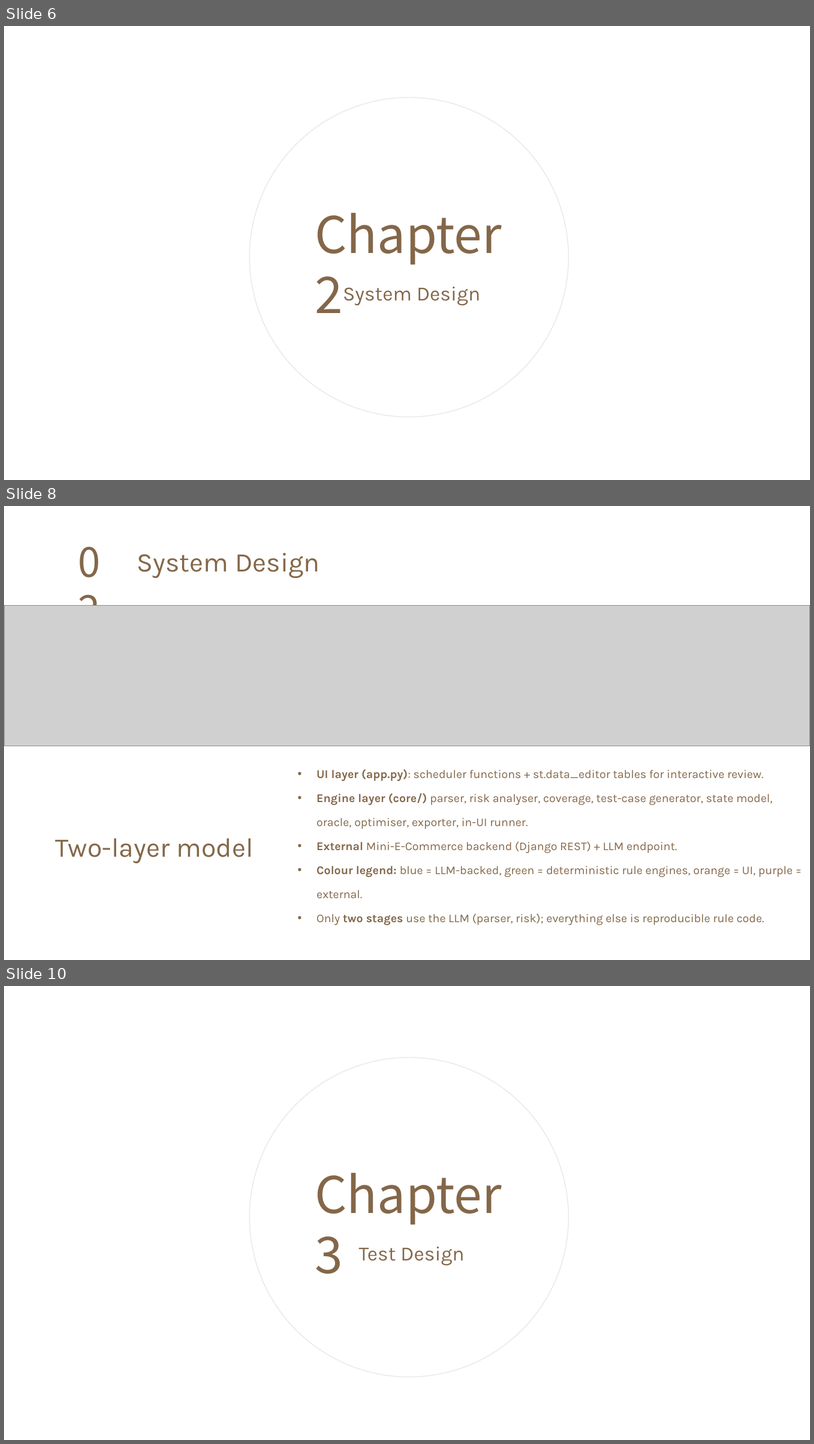
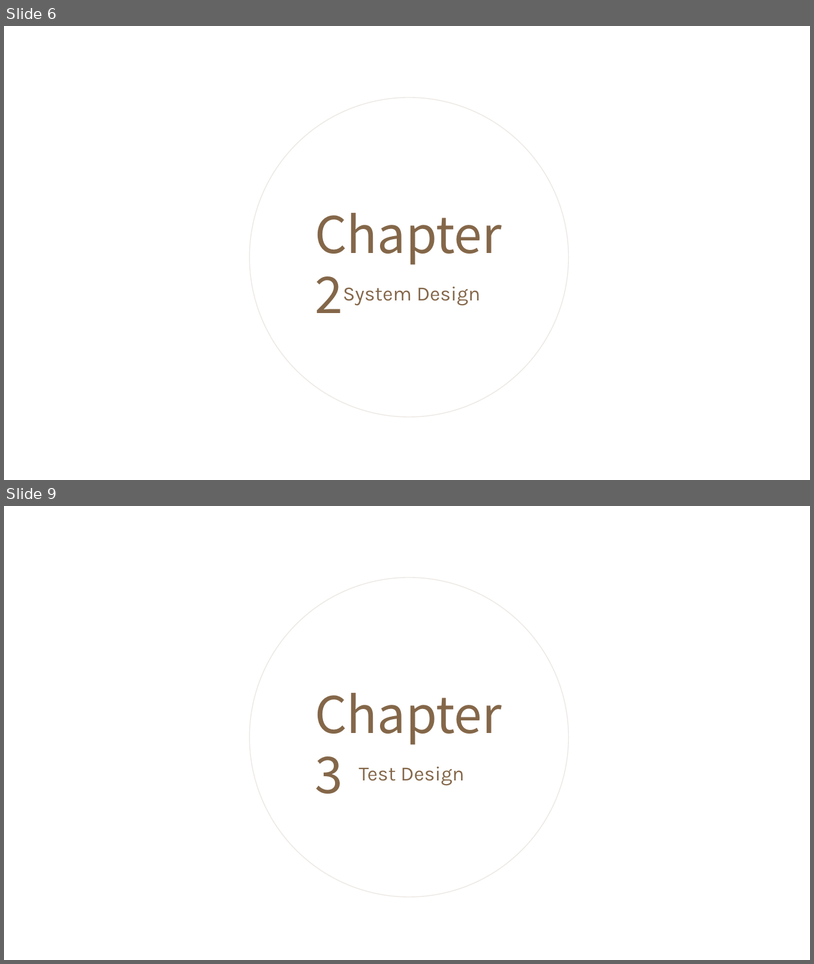
Before and after one commit to BeholderABC/Software-Testing-Final, a slide deck: docs/AI-Driven Test Design Tool.pptx. Shown one above the other, each under a label of ours: slides 6, 8 and 10 before the commit, slides 6 and 9 after it; the slides between them are not shown. The pictures are 814x1444 and 814x964 pixels, drawn with LibreOffice and Linux fonts; fonts in the diff are those of the drawing; grey boxes stand for pictures; background and template pictures are left out. Boxes give left, top, right and bottom in pixels: in the first picture for what was removed or moved away, otherwise in the second. Text is boxed around its words. In the diff, an @@ line names an element or a change of style, - is before the commit and + after.

```diff
--- a/docs/AI-Driven Test Design Tool.pptx
+++ b/docs/AI-Driven Test Design Tool.pptx
@@ slide 8 removed at box(4, 506, 810, 960), background picture (left out) @@
@@ text removed at box(72, 534, 125, 589) @@
-02
@@ text removed at box(137, 553, 320, 578) @@
-System Design
@@ picture removed at box(4, 605, 810, 745) @@
@@ text removed at box(317, 769, 793, 925) @@
-• UI layer (app.py): scheduler functions + st.data_editor tables for interactive review.
-• Engine layer (core/) parser, risk analyser, coverage, test-case generator, state model, oracle, optimiser, exporter, in-UI runner.
-• External Mini-E-Commerce backend (Django REST) + LLM endpoint.
-• Colour legend: blue = LLM-backed, green = deterministic rule engines, orange = UI, purple = external.
-• Only two stages use the LLM (parser, risk); everything else is reproducible rule code.
@@ text removed at box(55, 838, 253, 863) @@
-Two-layer model
@@ what was slide 10 is now slide 9 @@
```
Also in this commit, not shown: 5 slides changed, 1 other file.
